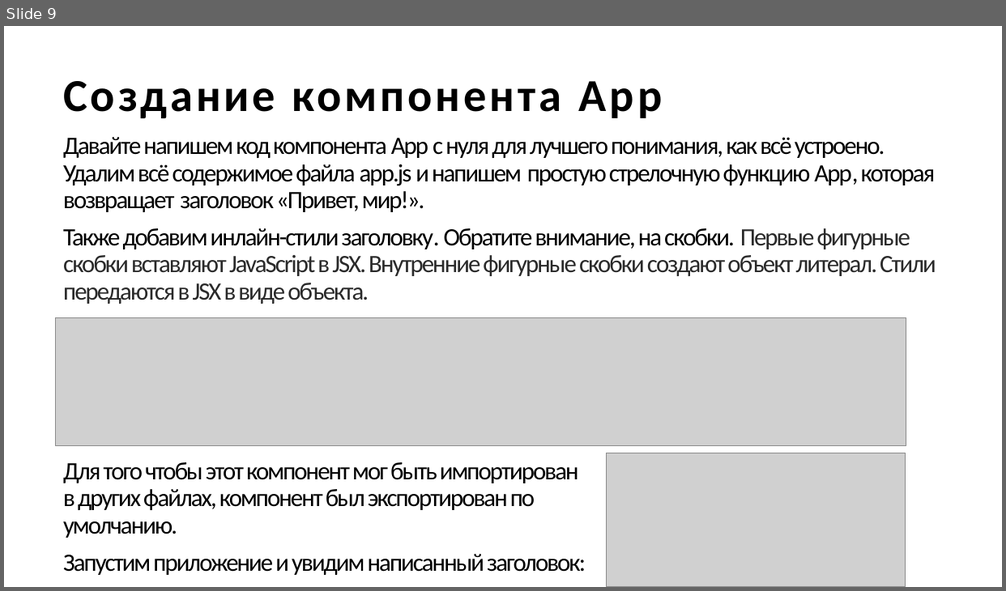
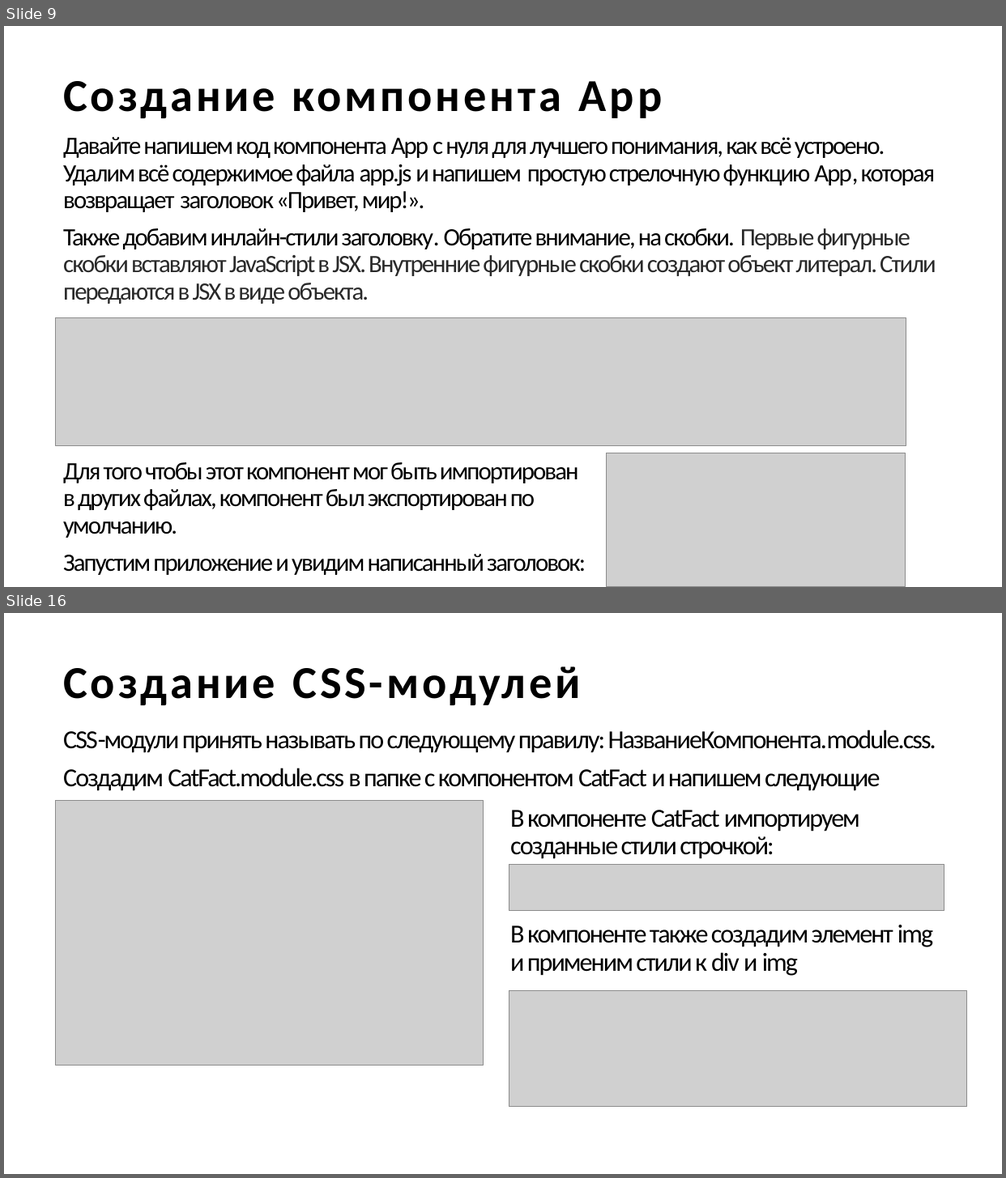
Before and after one commit to descenty/IPPO-3-sem, a slide deck: Введение в React.pptx. Shown one above the other, each under a label of ours: slide 9 before the commit, slides 9 and 16 after it; the slides between them are not shown. The pictures are 1006x591 and 1006x1178 pixels, drawn with LibreOffice and Linux fonts; fonts in the diff are those of the drawing; grey boxes stand for pictures. Boxes give left, top, right and bottom in pixels: in the first picture for what was removed or moved away, otherwise in the second. Text is boxed around its words. In the diff, an @@ line names an element or a change of style, - is before the commit and + after.

```diff
--- a/Введение в React.pptx
+++ b/Введение в React.pptx
@@ slide 16 added at [4,613,1002,1174], background #FFFFFF @@
@@ title added at [63,666,581,705], 44 pt, text #000000, bold @@
+Создание CSS-модулей
@@ text added at [63,730,936,801], 25 pt, text #000000 @@
+CSS-модули принять называть по следующему правилу: НазваниеКомпонента.module.css.
+Создадим CatFact.module.css в папке с компонентом CatFact и напишем следующие стили:
@@ picture added at [56,801,484,1065] @@
@@ text added at [510,810,860,859], 25 pt, text #000000 @@
+В компоненте CatFact импортируем созданные стили строчкой:
@@ picture added at [509,865,944,911] @@
@@ text added at [510,925,933,976], 25 pt, text #000000 @@
+В компоненте также создадим элемент img и применим стили к div и img
@@ picture added at [509,991,967,1107] @@
```
Also in this commit, not shown: 3 slides changed, 9 other slides added, 21 other files.
